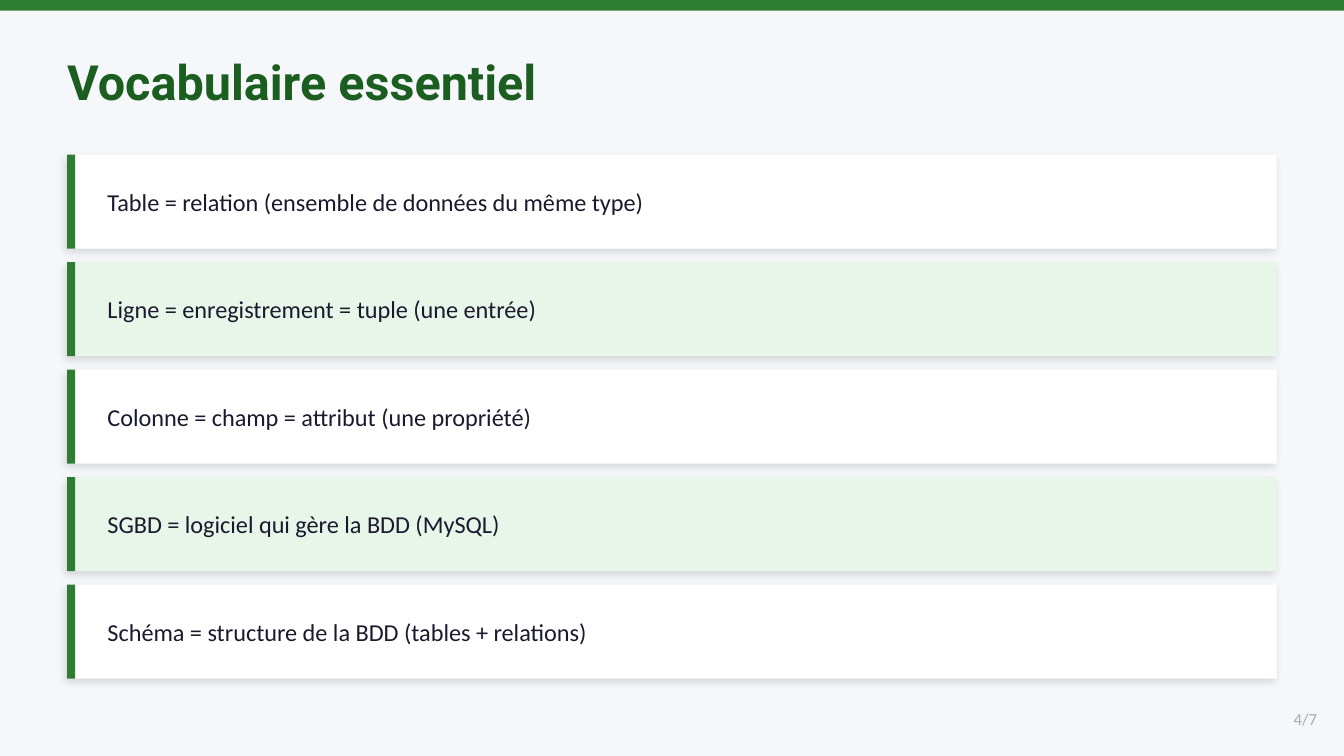
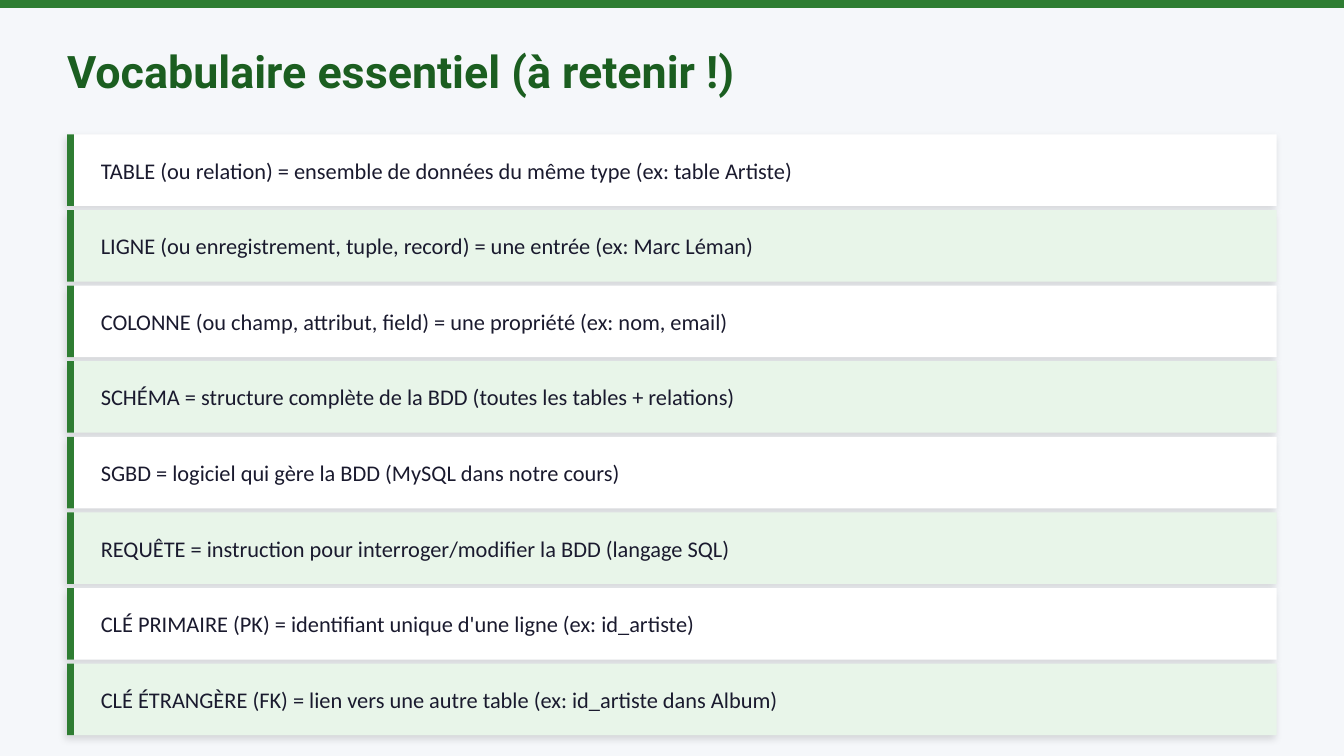
Before and after one commit to mbiTati/unit4_gamifie, a slide deck: slide 4 of pptx/Module01_Introduction_aux_BDD.pptx. Drawn at 1344x756 pixels with LibreOffice and Linux fonts; fonts in the diff are those of the drawing. Boxes give left, top, right and bottom in pixels: in the first picture for what was removed or moved away, otherwise in the second. Text is boxed around its words. In the diff, an @@ line names an element or a change of style, - is before the commit and + after.

```diff
--- a/pptx/Module01_Introduction_aux_BDD.pptx
+++ b/pptx/Module01_Introduction_aux_BDD.pptx
@@ text at box(67, 53, 695, 98): text changed; size 26 to 24 pt @@
-Vocabulaire essentiel
+Vocabulaire essentiel (à retenir !)
@@ rectangle: place and size @@
-rectangle at box(67, 155, 1277, 249)
+rectangle at box(67, 134, 1277, 206)
@@ rectangle: place and size @@
-rectangle at box(67, 155, 75, 249)
+rectangle at box(67, 134, 74, 206)
@@ text at box(101, 163, 792, 183): text changed; size 13 to 12 pt @@
-Table = relation (ensemble de données du même type)
+TABLE (ou relation) = ensemble de données du même type (ex: table Artiste)
@@ rectangle: place and size @@
-rectangle at box(67, 262, 1277, 356)
+rectangle at box(67, 210, 1277, 281)
@@ rectangle: place and size @@
-rectangle at box(67, 262, 75, 356)
+rectangle at box(67, 210, 74, 281)
@@ text at box(101, 238, 753, 258): text changed; size 13 to 12 pt @@
-Ligne = enregistrement = tuple (une entrée)
+LIGNE (ou enregistrement, tuple, record) = une entrée (ex: Marc Léman)
@@ rectangle: place and size @@
-rectangle at box(67, 370, 1277, 464)
+rectangle at box(67, 285, 1277, 356)
@@ rectangle: place and size @@
-rectangle at box(67, 370, 75, 464)
+rectangle at box(67, 285, 74, 356)
@@ text at box(101, 314, 727, 334): text changed; size 13 to 12 pt @@
-Colonne = champ = attribut (une propriété)
+COLONNE (ou champ, attribut, field) = une propriété (ex: nom, email)
@@ rectangle: place and size @@
-rectangle at box(67, 477, 1277, 571)
+rectangle at box(67, 362, 1277, 433)
@@ rectangle: place and size @@
-rectangle at box(67, 477, 75, 571)
+rectangle at box(67, 362, 74, 433)
@@ text at box(101, 387, 734, 409): text changed; size 13 to 12 pt @@
-Schéma = structure de la BDD (tables + relations)
+SCHÉMA = structure complète de la BDD (toutes les tables + relations)
@@ rectangle: place and size @@
-rectangle at box(67, 585, 1277, 679)
+rectangle at box(67, 437, 1277, 508)
@@ rectangle: place and size @@
-rectangle at box(67, 585, 75, 679)
+rectangle at box(67, 437, 74, 508)
@@ text at box(101, 465, 620, 485): text changed; size 13 to 12 pt @@
-SGBD = logiciel qui gère la BDD (MySQL)
+SGBD = logiciel qui gère la BDD (MySQL dans notre cours)
@@ rectangle added at box(67, 512, 1277, 583), fill #E8F5E9 @@
@@ rectangle added at box(67, 512, 74, 583), fill #2E7D32 @@
@@ text added at box(101, 538, 729, 561), 12 pt, text #1A1A2E @@
+REQUÊTE = instruction pour interroger/modifier la BDD (langage SQL)
@@ rectangle added at box(67, 589, 1277, 660), fill #FFFFFF @@
@@ rectangle added at box(67, 589, 74, 660), fill #2E7D32 @@
@@ text added at box(101, 613, 694, 636), 12 pt, text #1A1A2E @@
+CLÉ PRIMAIRE (PK) = identifiant unique d'une ligne (ex: id_artiste)
@@ rectangle added at box(67, 664, 1277, 735), fill #E8F5E9 @@
@@ rectangle added at box(67, 664, 74, 735), fill #2E7D32 @@
@@ text added at box(101, 689, 777, 711), 12 pt, text #1A1A2E @@
+CLÉ ÉTRANGÈRE (FK) = lien vers une autre table (ex: id_artiste dans Album)
@@ text removed at box(1294, 714, 1317, 726) @@
-4/7
```
Also in this commit, not shown: 3 other slides changed, 8 slides added, 4 slides removed, 18 other files.
